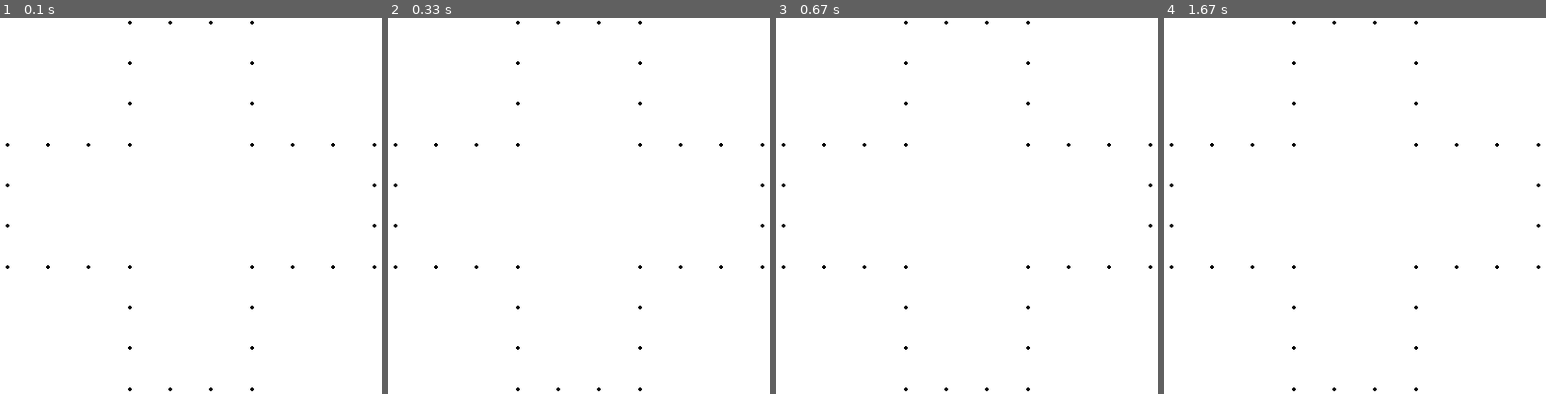
Above: before the commit, frames 1-4 (left to right).
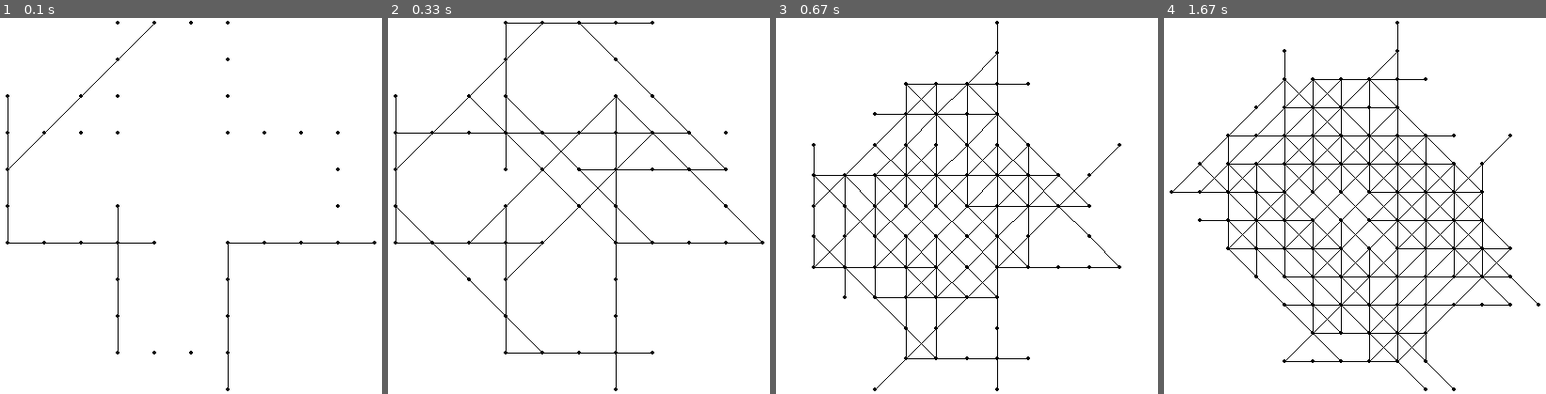
Above: after the commit, the same moments.

Repository: tomibgt/fourplusone
Game: pygame game, started from resolve.py
Two runs of this game, one before a commit and one after it. Both use one fixed random seed, a clock stepped at 60 frames per second and the inputs below.
Inputs:
- Up to frame 1 (0.1 s): no input
- Up to frame 2 (0.33 s): no input
- Up to frame 3 (0.67 s): no input
- Up to frame 4 (1.67 s): no input

The runs differ from the first frame. In frame 1, 1.1% of the frame differs, in the area x 1-99%, y 0-100%; in frame 2, 2.4%; in frame 3, 3.6%; in frame 4, 5.4%.

Commit message:
This is valid game play, but not pretty.

Diff:
--- a/grid.py
+++ b/grid.py
@@ -6,6 +6,7 @@
     y_min: int = 0
     y_max: int = 0
     intersection: dict[tuple[int, int], bool] = {}
+    line_segment: dict[tuple[int, int, int, int]] = {}
 
     def __init__(self):
         for i in range(3):
@@ -22,6 +23,17 @@
             self.fill(-1, i+6)
             self.fill(-4, i+3)
 
+    def add_line(self, x: int, y: int, x_heading: int, y_heading: int):
+        if self.is_valid_line(x, y, x_heading, y_heading):
+            for i in range(5):
+                self.fill(x + (i * x_heading), y + (i * y_heading))
+                if i < 4:
+                    sx1, sy1, sx2, sy2 = self.normalize_segment(x + (i * x_heading), y + (i * y_heading), x + ((i + 1) * x_heading), y + ((i + 1) * y_heading))
+                    self.add_line_segment(sx1, sy1, sx2, sy2)
+
+    def add_line_segment(self, x: int, y: int, x2: int, y2: int):
+        self.line_segment[(x, y, x2, y2)] = True
+
     def fill(self, x: int, y: int):
         self.intersection[(x, y)] = True
         if x > self.x_max:
@@ -33,7 +45,41 @@
         if y < self.y_min:
             self.y_min = y
 
+    def has_segment(self, x: int, y: int, x2: int, y2:int):
+        if(x, y, x2, y2) in self.line_segment:
+            return self.line_segment[(x, y, x2, y2)]
+        return False
+
+
     def is_filled(self, x: int, y: int):
         if (x, y) in self.intersection:
             return self.intersection[(x,y)]
         return False
+
+    def is_valid_line(self, x: int, y: int, x_heading: int, y_heading: int):
+        filled = 0
+        empty = 0
+        for i in range(5):
+            if self.is_filled(x + (i * x_heading), y + (i * y_heading)):
+                filled += 1
+            else:
+                empty +=1
+            if i < 4:
+                sx1, sy1, sx2, sy2 = self.normalize_segment(x + (i * x_heading), y + (i * y_heading), x + ((i + 1) * x_heading), y + ((i + 1) * y_heading))
+                if self.has_segment(sx1, sy1, sx2, sy2):
+                    return False
+        if filled != 4:
+            return False
+        return True
+
+    def normalize_segment(self, x: int, y: int, x2: int, y2: int):
+        ret_x = x
+        ret_y = y
+        ret_x2 = x2
+        ret_y2 = y2
+        if x > x2 or (x == x2 and y > y2):
+            ret_x = x2
+            ret_x2 = x
+            ret_y = y2
+            ret_y2 = y
+        return ret_x, ret_y, ret_x2, ret_y2
--- a/resolve.py
+++ b/resolve.py
@@ -14,6 +14,48 @@
 running = True
 
 while running:
+
+    x = None
+    y = None
+    x2 = None
+    y2 = None
+    for target in resolution_grid.intersection:
+        x = target[0]
+        y = target[1]
+        if resolution_grid.is_valid_line(x, y, 0, -1):
+            x2 = 0
+            y2 = -1
+            break
+        if resolution_grid.is_valid_line(x, y, 1, -1):
+            x2 = 1
+            y2 = -1
+            break
+        if resolution_grid.is_valid_line(x, y, 1, 0):
+            x2 = 1
+            y2 = 0
+            break
+        if resolution_grid.is_valid_line(x, y, 1, 1):
+            x2 = 1
+            y2 = 1
+            break
+        if resolution_grid.is_valid_line(x, y, 0, 1):
+            x2 = 0
+            y2 = 1
+            break
+        if resolution_grid.is_valid_line(x, y, -1, 1):
+            x2 = -1
+            y2 = 1
+            break
+        if resolution_grid.is_valid_line(x, y, -1, 0):
+            x2 = -1
+            y2 = 0
+            break
+        if resolution_grid.is_valid_line(x, y, -1, -1):
+            x2 = -1
+            y2 = -1
+            break
+    if x2 is not None:
+        resolution_grid.add_line(x, y, x2, y2)
 
     # Poll for events
     # pygame.QUIT event means the user clicked X to close your window
@@ -38,6 +80,18 @@
                                     color="black",
                                     radius=2)
 
+    for segment in resolution_grid.line_segment.keys():
+        x = segment[0]
+        y = segment[1]
+        x2 = segment[2]
+        y2 = segment[3]
+        pygame.draw.line(surface=screen,
+                         color="black",
+                         start_pos=Vector2(((x-resolution_grid.x_min)*scale)+5+x_offset,
+                                            ((y-resolution_grid.y_min)*scale)+5+y_offset),
+                         end_pos=Vector2(((x2-resolution_grid.x_min)*scale)+5+x_offset,
+                                            ((y2-resolution_grid.y_min)*scale)+5+y_offset))
+
     # flip() the display to put your work on screen
     pygame.display.flip()
 
